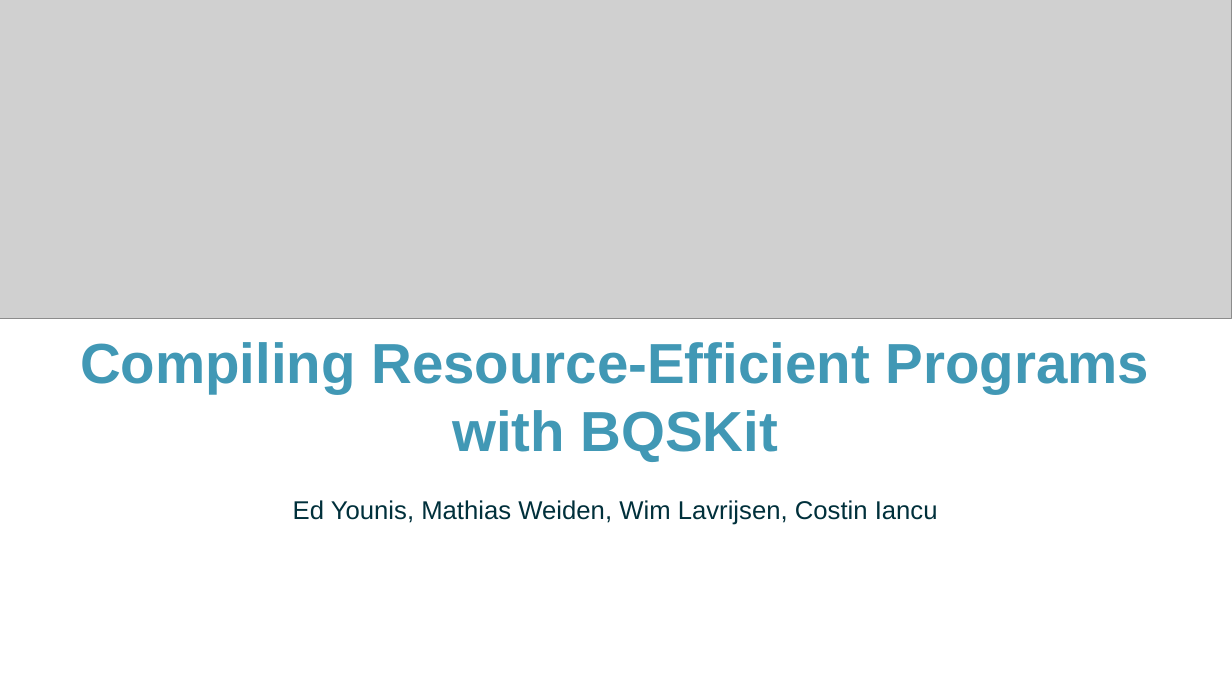
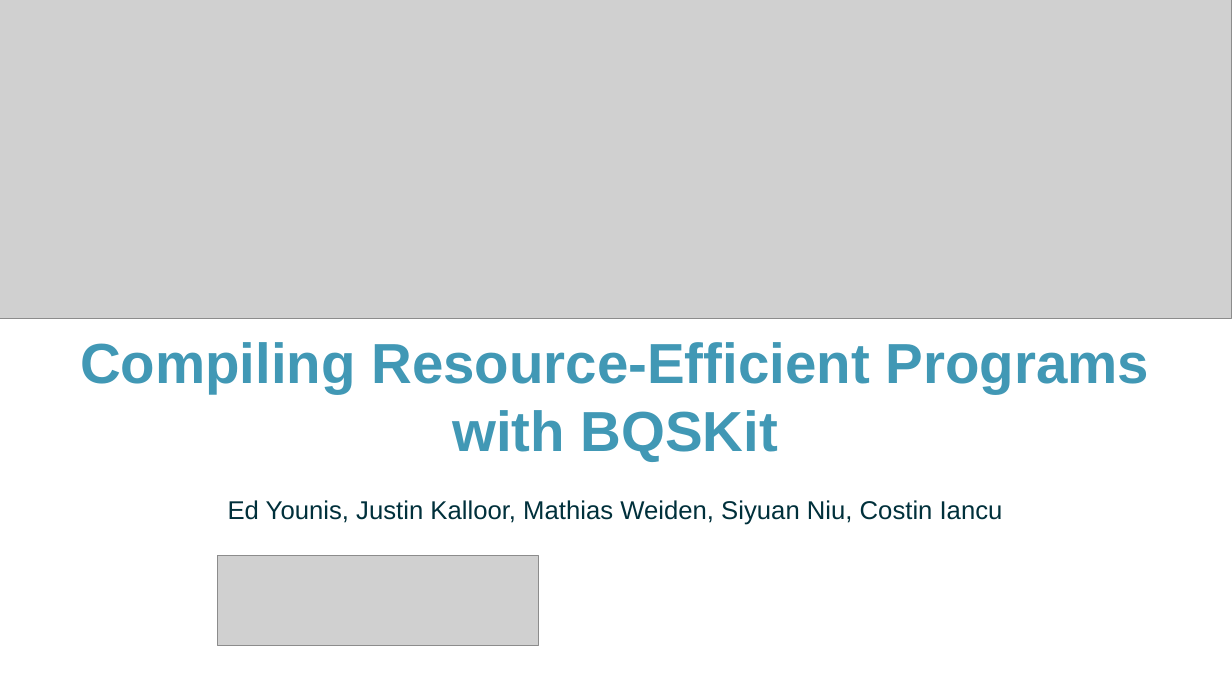
Before and after one commit to BQSKit/bqskit-tutorial, a slide deck: slide 1 of 1_introduction_slides.pptx. Drawn at 1232x693 pixels with LibreOffice and Linux fonts; fonts in the diff are those of the drawing; grey boxes stand for pictures; background and template pictures are left out. Boxes give left, top, right and bottom in pixels: in the first picture for what was removed or moved away, otherwise in the second. Text is boxed around its words. In the diff, an @@ line names an element or a change of style, - is before the commit and + after.

```diff
--- a/1_introduction_slides.pptx
+++ b/1_introduction_slides.pptx
@@ subtitle at <box>228,500,1003,525</box>: text changed @@
-Ed Younis, Mathias Weiden, Wim Lavrijsen, Costin Iancu
+Ed Younis, Justin Kalloor, Mathias Weiden, Siyuan Niu, Costin Iancu
@@ picture added at <box>218,556,540,645</box> @@
@@ rectangle added at <box>262,547,494,676</box>, fill #FFFFFF @@
```
Also in this commit, not shown: 4 other slides changed, 1 slide added, 8 slides removed.
